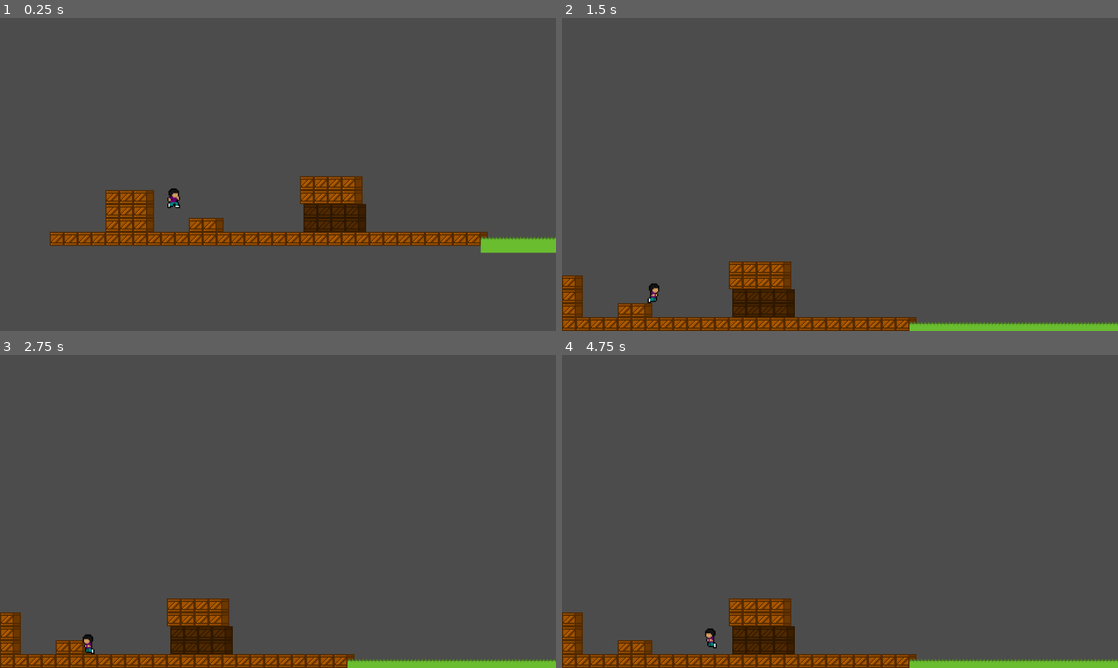
Above: before the commit, frames 1-4 (two rows, left to right).
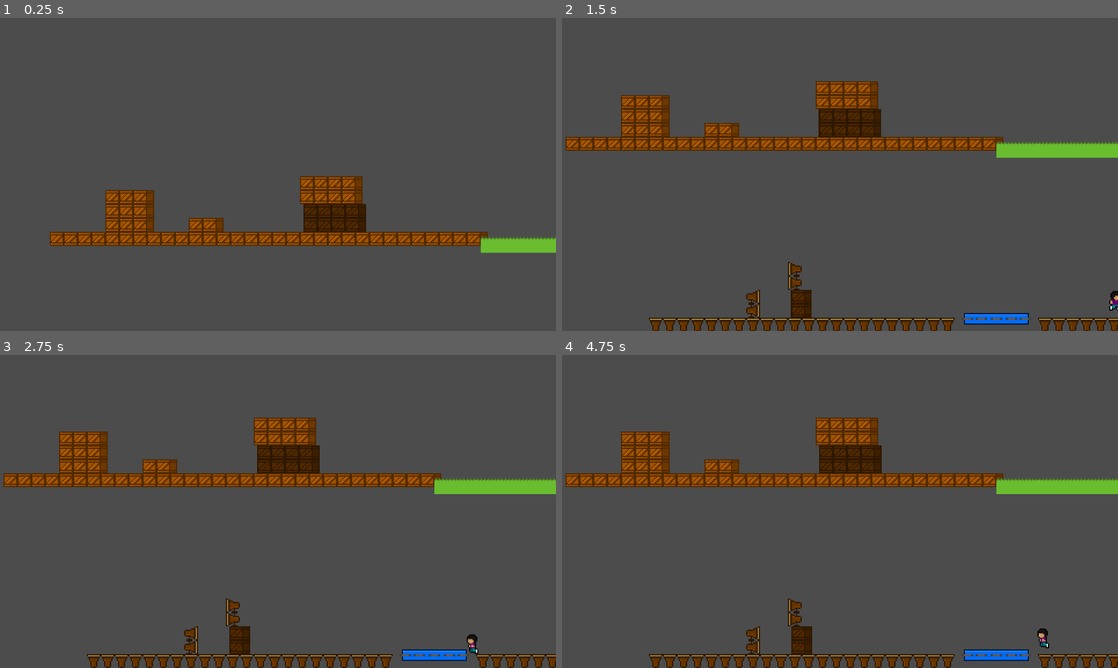
Above: after the commit, the same moments.

Repository: Guilherme-Calland/superMegaDorito
Game: Godot game, scene res://scenes/level/TestLevel.tscn
The game is run twice, just before and just after one commit, with the same random seed, the same clock (stepped at 60 frames per second) and the same inputs.
Inputs (mouse positions are in pixels of both pictures, inside the frame that each line leads up to):
- Up to frame 1 (0.25 s): no input
- Up to frame 2 (1.5 s): move the mouse to (962, 158) at 0.52 s; hold D (right) from 0.53 s (still down); click (962, 158) at 0.6 s; tap W (jump) at 0.77 s; move the mouse to (728, 190) at 1.27 s; click (728, 190) at 1.35 s
- Up to frame 3 (2.75 s): tap W (jump) at 1.52 s; move the mouse to (333, 442) at 2.02 s; release D (right) at 2.03 s; hold A (left) from 2.03 s (still down); hold Shift (grab) from 2.03 s (still down); click (333, 442) at 2.3 s
- Up to frame 4 (4.75 s): move the mouse to (812, 574) at 2.77 s; release A (left) at 2.78 s; release Shift (grab) at 2.78 s; hold D (right) 2.78-4.28 s; click (812, 574) at 2.85 s; tap W (jump) at 3.02, 3.77, 4.52 s; move the mouse to (1006, 558) at 3.52 s; click (1006, 558) at 3.6 s; move the mouse to (673, 464) at 4.27 s; hold A (left) from 4.28 s (still down); tap Shift (grab) at 4.35 s; click (673, 464) at 4.55 s

The runs differ from the first frame. In frame 1, 0.1% of the frame differs, in the area x 30-33%, y 54-61%; in frame 2, 15%, in the area x 0-100%, y 20-100%; in frame 3, 15%; in frame 4, 15%.

Commit message:
removing keyboard

Diff:
--- a/scenes/level/TestLevel.tscn
+++ b/scenes/level/TestLevel.tscn
@@ -99,16 +99,15 @@
 script = ExtResource( 6 )
 
 [node name="Player" parent="." instance=ExtResource( 2 )]
-position = Vector2( -97, -38 )
+position = Vector2( 236, 111 )
 collision_mask = 0
 collision/safe_margin = 0.001
-dashForce = 120
+dashForce = 285
 playerJumpingAudioEnabled = false
 
 [node name="Terrain" type="Node" parent="."]
 
 [node name="PianoArea" type="Node2D" parent="Terrain"]
-visible = false
 position = Vector2( 0, 11 )
 
 [node name="PianoC" type="Area2D" parent="Terrain/PianoArea"]
@@ -207,104 +206,103 @@
 position = Vector2( -7.5, 26.5 )
 shape = SubResource( 29 )
 
-[node name="KeyboardArea" type="Node2D" parent="Terrain"]
-visible = false
-position = Vector2( -180, 12 )
-
-[node name="KeyboardC" type="Area2D" parent="Terrain/KeyboardArea"]
-
-[node name="CollisionShape2D" type="CollisionShape2D" parent="Terrain/KeyboardArea/KeyboardC"]
+[node name="PianoArea2" type="Node2D" parent="Terrain"]
+position = Vector2( -180, 10 )
+
+[node name="PianoC" type="Area2D" parent="Terrain/PianoArea2"]
+
+[node name="CollisionShape2D" type="CollisionShape2D" parent="Terrain/PianoArea2/PianoC"]
 position = Vector2( -157, 191.5 )
 shape = SubResource( 28 )
 
-[node name="KeyboardCsh" type="Area2D" parent="Terrain/KeyboardArea"]
+[node name="PianoCsh" type="Area2D" parent="Terrain/PianoArea2"]
 position = Vector2( -166, 168 )
 
-[node name="CollisionShape2D" type="CollisionShape2D" parent="Terrain/KeyboardArea/KeyboardCsh"]
-position = Vector2( -6, 7 )
-shape = SubResource( 27 )
-
-[node name="KeyboardD" type="Area2D" parent="Terrain/KeyboardArea"]
-
-[node name="CollisionShape2D" type="CollisionShape2D" parent="Terrain/KeyboardArea/KeyboardD"]
+[node name="CollisionShape2D" type="CollisionShape2D" parent="Terrain/PianoArea2/PianoCsh"]
+position = Vector2( -6, 9 )
+shape = SubResource( 27 )
+
+[node name="PianoD" type="Area2D" parent="Terrain/PianoArea2"]
+
+[node name="CollisionShape2D" type="CollisionShape2D" parent="Terrain/PianoArea2/PianoD"]
 position = Vector2( -182, 174 )
 shape = SubResource( 26 )
 
-[node name="KeyboardDsh" type="Area2D" parent="Terrain/KeyboardArea"]
+[node name="PianoDsh" type="Area2D" parent="Terrain/PianoArea2"]
 position = Vector2( -186, 169 )
 
-[node name="CollisionShape2D" type="CollisionShape2D" parent="Terrain/KeyboardArea/KeyboardDsh"]
-position = Vector2( -6, 7 )
-shape = SubResource( 27 )
-
-[node name="KeyboardE" type="Area2D" parent="Terrain/KeyboardArea"]
+[node name="CollisionShape2D" type="CollisionShape2D" parent="Terrain/PianoArea2/PianoDsh"]
+position = Vector2( -6, 9 )
+shape = SubResource( 27 )
+
+[node name="PianoE" type="Area2D" parent="Terrain/PianoArea2"]
 position = Vector2( -25, 0 )
 
-[node name="CollisionShape2D" type="CollisionShape2D" parent="Terrain/KeyboardArea/KeyboardE"]
+[node name="CollisionShape2D" type="CollisionShape2D" parent="Terrain/PianoArea2/PianoE"]
 position = Vector2( -177, 174 )
 shape = SubResource( 26 )
 
-[node name="KeyboardF" type="Area2D" parent="Terrain/KeyboardArea"]
+[node name="PianoF" type="Area2D" parent="Terrain/PianoArea2"]
 position = Vector2( -47, 0 )
 
-[node name="CollisionShape2D" type="CollisionShape2D" parent="Terrain/KeyboardArea/KeyboardF"]
+[node name="CollisionShape2D" type="CollisionShape2D" parent="Terrain/PianoArea2/PianoF"]
 position = Vector2( -175, 174 )
 shape = SubResource( 26 )
 
-[node name="KeyboardFsh" type="Area2D" parent="Terrain/KeyboardArea"]
+[node name="PianoFsh" type="Area2D" parent="Terrain/PianoArea2"]
 position = Vector2( -226, 169 )
 
-[node name="CollisionShape2D" type="CollisionShape2D" parent="Terrain/KeyboardArea/KeyboardFsh"]
-position = Vector2( -6, 7 )
-shape = SubResource( 27 )
-
-[node name="KeyboardG" type="Area2D" parent="Terrain/KeyboardArea"]
+[node name="CollisionShape2D" type="CollisionShape2D" parent="Terrain/PianoArea2/PianoFsh"]
+position = Vector2( -6, 9 )
+shape = SubResource( 27 )
+
+[node name="PianoG" type="Area2D" parent="Terrain/PianoArea2"]
 position = Vector2( -72, 0 )
 
-[node name="CollisionShape2D" type="CollisionShape2D" parent="Terrain/KeyboardArea/KeyboardG"]
+[node name="CollisionShape2D" type="CollisionShape2D" parent="Terrain/PianoArea2/PianoG"]
 position = Vector2( -170, 174 )
 shape = SubResource( 26 )
 
-[node name="KeyboardGSh" type="Area2D" parent="Terrain/KeyboardArea"]
+[node name="PianoGsh" type="Area2D" parent="Terrain/PianoArea2"]
 position = Vector2( -246, 169 )
 
-[node name="CollisionShape2D" type="CollisionShape2D" parent="Terrain/KeyboardArea/KeyboardGSh"]
-position = Vector2( -6, 7 )
-shape = SubResource( 27 )
-
-[node name="KeyboardA" type="Area2D" parent="Terrain/KeyboardArea"]
+[node name="CollisionShape2D" type="CollisionShape2D" parent="Terrain/PianoArea2/PianoGsh"]
+position = Vector2( -6, 9 )
+shape = SubResource( 27 )
+
+[node name="PianoA" type="Area2D" parent="Terrain/PianoArea2"]
 position = Vector2( -96, 0 )
 
-[node name="CollisionShape2D" type="CollisionShape2D" parent="Terrain/KeyboardArea/KeyboardA"]
+[node name="CollisionShape2D" type="CollisionShape2D" parent="Terrain/PianoArea2/PianoA"]
 position = Vector2( -165.5, 174 )
 shape = SubResource( 26 )
 
-[node name="KeyboardAsh" type="Area2D" parent="Terrain/KeyboardArea"]
+[node name="PianoAsh" type="Area2D" parent="Terrain/PianoArea2"]
 position = Vector2( -266, 169 )
 
-[node name="CollisionShape2D" type="CollisionShape2D" parent="Terrain/KeyboardArea/KeyboardAsh"]
-position = Vector2( -6, 7 )
-shape = SubResource( 27 )
-
-[node name="KeyboardB" type="Area2D" parent="Terrain/KeyboardArea"]
+[node name="CollisionShape2D" type="CollisionShape2D" parent="Terrain/PianoArea2/PianoAsh"]
+position = Vector2( -6, 9 )
+shape = SubResource( 27 )
+
+[node name="PianoB" type="Area2D" parent="Terrain/PianoArea2"]
 position = Vector2( -121, 0 )
 
-[node name="CollisionShape2D" type="CollisionShape2D" parent="Terrain/KeyboardArea/KeyboardB"]
+[node name="CollisionShape2D" type="CollisionShape2D" parent="Terrain/PianoArea2/PianoB"]
 position = Vector2( -161, 174 )
 shape = SubResource( 26 )
 
-[node name="KeyboardC8" type="Area2D" parent="Terrain/KeyboardArea"]
+[node name="PianoC8" type="Area2D" parent="Terrain/PianoArea2"]
 position = Vector2( -143, 0 )
 
-[node name="CollisionShape2D" type="CollisionShape2D" parent="Terrain/KeyboardArea/KeyboardC8"]
+[node name="CollisionShape2D" type="CollisionShape2D" parent="Terrain/PianoArea2/PianoC8"]
 position = Vector2( -158, 174 )
 shape = SubResource( 26 )
 
-[node name="KeyboardC8Sh" type="Area2D" parent="Terrain/KeyboardArea"]
+[node name="PianoC8sh" type="Area2D" parent="Terrain/PianoArea2"]
 position = Vector2( -305, 168 )
 
-[node name="CollisionShape2D" type="CollisionShape2D" parent="Terrain/KeyboardArea/KeyboardC8Sh"]
-position = Vector2( -7.5, 24.5 )
+[node name="CollisionShape2D" type="CollisionShape2D" parent="Terrain/PianoArea2/PianoC8sh"]
+position = Vector2( -7.5, 26.5 )
 shape = SubResource( 29 )
 
 [node name="WoodArea" type="Area2D" parent="Terrain"]
@@ -526,6 +524,7 @@
 disabled = true
 
 [node name="MoveCameraTrigger4" type="Area2D" parent="CameraNodes"]
+visible = false
 position = Vector2( -169, 169 )
 collision_layer = 0
 script = ExtResource( 7 )
@@ -548,20 +547,20 @@
 [connection signal="body_entered" from="Terrain/PianoArea/PianoB" to="Player" method="_on_Terrain_body_entered" binds= [ "piano", "b" ]]
 [connection signal="body_entered" from="Terrain/PianoArea/PianoC8" to="Player" method="_on_Terrain_body_entered" binds= [ "piano", "c8" ]]
 [connection signal="body_entered" from="Terrain/PianoArea/PianoC8sh" to="Player" method="_on_Terrain_body_entered" binds= [ "piano", "c8Sh" ]]
-[connection signal="body_entered" from="Terrain/KeyboardArea/KeyboardC" to="Player" method="_on_Terrain_body_entered" binds= [ "keyboard", "c" ]]
-[connection signal="body_entered" from="Terrain/KeyboardArea/KeyboardCsh" to="Player" method="_on_Terrain_body_entered" binds= [ "keyboard", "cSh" ]]
-[connection signal="body_entered" from="Terrain/KeyboardArea/KeyboardD" to="Player" method="_on_Terrain_body_entered" binds= [ "keyboard", "d" ]]
-[connection signal="body_entered" from="Terrain/KeyboardArea/KeyboardDsh" to="Player" method="_on_Terrain_body_entered" binds= [ "keyboard", "dSh" ]]
-[connection signal="body_entered" from="Terrain/KeyboardArea/KeyboardE" to="Player" method="_on_Terrain_body_entered" binds= [ "keyboard", "e" ]]
-[connection signal="body_entered" from="Terrain/KeyboardArea/KeyboardF" to="Player" method="_on_Terrain_body_entered" binds= [ "keyboard", "f" ]]
-[connection signal="body_entered" from="Terrain/KeyboardArea/KeyboardFsh" to="Player" method="_on_Terrain_body_entered" binds= [ "keyboard", "fSh" ]]
-[connection signal="body_entered" from="Terrain/KeyboardArea/KeyboardG" to="Player" method="_on_Terrain_body_entered" binds= [ "keyboard", "g" ]]
-[connection signal="body_entered" from="Terrain/KeyboardArea/KeyboardGSh" to="Player" method="_on_Terrain_body_entered" binds= [ "keyboard", "gSh" ]]
-[connection signal="body_entered" from="Terrain/KeyboardArea/KeyboardA" to="Player" method="_on_Terrain_body_entered" binds= [ "keyboard", "a" ]]
-[connection signal="body_entered" from="Terrain/KeyboardArea/KeyboardAsh" to="Player" method="_on_Terrain_body_entered" binds= [ "keyboard", "aSh" ]]
-[connection signal="body_entered" from="Terrain/KeyboardArea/KeyboardB" to="Player" method="_on_Terrain_body_entered" binds= [ "keyboard", "b" ]]
-[connection signal="body_entered" from="Terrain/KeyboardArea/KeyboardC8" to="Player" method="_on_Terrain_body_entered" binds= [ "keyboard", "c8" ]]
-[connection signal="body_entered" from="Terrain/KeyboardArea/KeyboardC8Sh" to="Player" method="_on_Terrain_body_entered" binds= [ "keyboard", "c8Sh" ]]
+[connection signal="body_entered" from="Terrain/PianoArea2/PianoC" to="Player" method="_on_Terrain_body_entered" binds= [ "piano", "c" ]]
+[connection signal="body_entered" from="Terrain/PianoArea2/PianoCsh" to="Player" method="_on_Terrain_body_entered" binds= [ "piano", "cSh" ]]
+[connection signal="body_entered" from="Terrain/PianoArea2/PianoD" to="Player" method="_on_Terrain_body_entered" binds= [ "piano", "d" ]]
+[connection signal="body_entered" from="Terrain/PianoArea2/PianoDsh" to="Player" method="_on_Terrain_body_entered" binds= [ "piano", "dSh" ]]
+[connection signal="body_entered" from="Terrain/PianoArea2/PianoE" to="Player" method="_on_Terrain_body_entered" binds= [ "piano", "e" ]]
+[connection signal="body_entered" from="Terrain/PianoArea2/PianoF" to="Player" method="_on_Terrain_body_entered" binds= [ "piano", "f" ]]
+[connection signal="body_entered" from="Terrain/PianoArea2/PianoFsh" to="Player" method="_on_Terrain_body_entered" binds= [ "piano", "fSh" ]]
+[connection signal="body_entered" from="Terrain/PianoArea2/PianoG" to="Player" method="_on_Terrain_body_entered" binds= [ "piano", "g" ]]
+[connection signal="body_entered" from="Terrain/PianoArea2/PianoGsh" to="Player" method="_on_Terrain_body_entered" binds= [ "piano", "gSh" ]]
+[connection signal="body_entered" from="Terrain/PianoArea2/PianoA" to="Player" method="_on_Terrain_body_entered" binds= [ "piano", "a" ]]
+[connection signal="body_entered" from="Terrain/PianoArea2/PianoAsh" to="Player" method="_on_Terrain_body_entered" binds= [ "piano", "aSh" ]]
+[connection signal="body_entered" from="Terrain/PianoArea2/PianoB" to="Player" method="_on_Terrain_body_entered" binds= [ "piano", "b" ]]
+[connection signal="body_entered" from="Terrain/PianoArea2/PianoC8" to="Player" method="_on_Terrain_body_entered" binds= [ "piano", "c8" ]]
+[connection signal="body_entered" from="Terrain/PianoArea2/PianoC8sh" to="Player" method="_on_Terrain_body_entered" binds= [ "piano", "c8Sh" ]]
 [connection signal="body_entered" from="Terrain/WoodArea" to="Player" method="_on_Terrain_body_entered" binds= [ "wood", "" ]]
 [connection signal="body_entered" from="Terrain/WoodArea/WoodArea" to="Player" method="_on_Terrain_body_entered" binds= [ "wood", "" ]]
 [connection signal="body_entered" from="Terrain/GrassArea" to="Player" method="_on_Terrain_body_entered" binds= [ "grass", "" ]]
